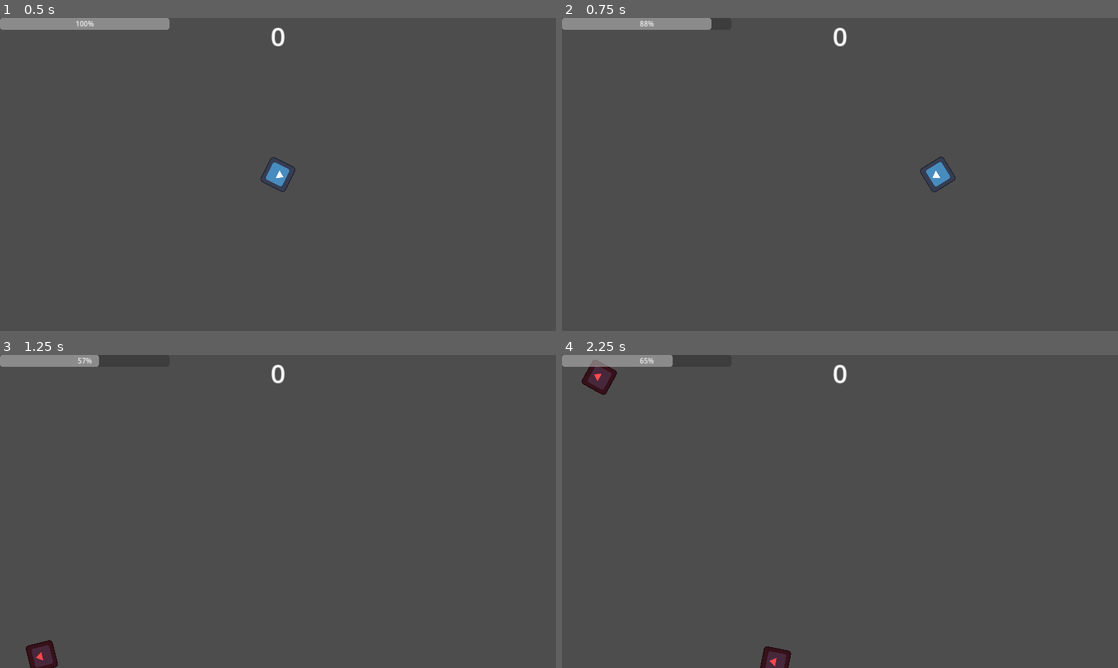
Above: before the commit, frames 1-4 (two rows, left to right).
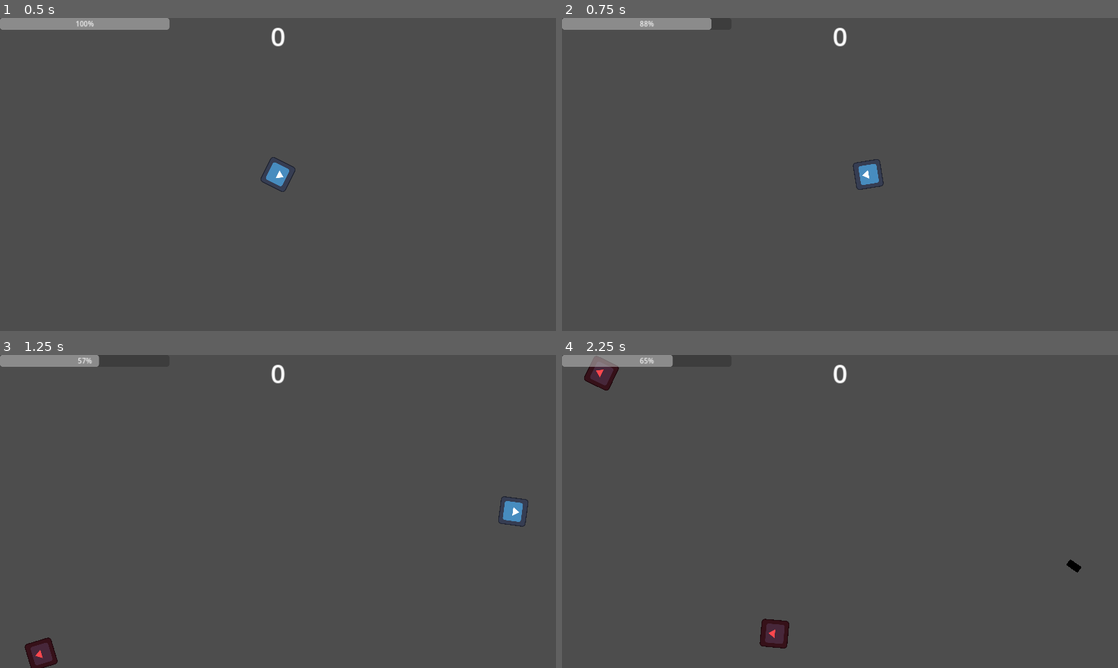
Above: after the commit, the same moments.

Repository: adsuttman/GDTest
Game: Godot game, scene res://main_level.tscn
Same seed, same stepped clock (60 frames per second), same inputs: the game is played once before the commit and once after it. The engine's default icon, where the game draws it, is replaced by a stand-in: a white triangle on a blue panel in a dark square.
Inputs (mouse positions are in pixels of both pictures, inside the frame that each line leads up to):
- Up to frame 1 (0.5 s): no input
- Up to frame 2 (0.75 s): tap Enter at 0.5 s; move the mouse to (962, 158) at 0.52 s; hold D (move_right) from 0.53 s (still down); hold Shift (boost) from 0.53 s (still down)
- Up to frame 3 (1.25 s): keep holding D (move_right); keep holding Shift (boost)
- Up to frame 4 (2.25 s): move the mouse to (728, 527) at 1.27 s; release D (move_right) at 1.28 s; release Shift (boost) at 1.28 s; hold S (move_down) 1.28-2.03 s; tap Shift (boost) at 1.35 s; move the mouse to (895, 442) at 2.02 s; hold D (move_right) from 2.03 s (still down); hold Shift (boost) from 2.03 s (still down); tap Space (shoot) at 2.1 s

Frame 1 is identical in both runs. In frame 2, 0.5% of the frame differs, in the area x 52-71%, y 44-56%; in frame 3, 0.4%; in frame 4, 1.1%, in the area x 3-94%, y 0-100%.

Commit message:
reworked movement

Diff:
--- a/player_character.gd
+++ b/player_character.gd
@@ -5,9 +5,11 @@
 @export var speed_multiplier: float = 1.0
 @export var projectile: PackedScene
 @export var projectile_spawn_point: Marker2D
-@export var boost_multiplier: float = 1.5
+@export var boost_multiplier: float = 2.0
 @export var max_energy: int = 100
 @export var shoot_effect: PackedScene
+var acceleration = 1500
+var friction = 1000
 const MOVE_SPEED: float = 500
 var energy: int
 var dead = false
@@ -19,35 +21,51 @@
 	set_energy(max_energy)
 	projectile_spawn_point = $ProjectileSpawnPoint
 
-
 func _physics_process(delta: float) -> void:
 	if !dead:
-		move()
+		move(delta)
 		look_at(get_global_mouse_position())
 		if Input.is_action_just_pressed("shoot") and energy > 0: shoot()
 
-func move() -> void:
-	var movement: Vector2 = Vector2.ZERO
-	var boost = 1
-#	print(energy)
-	if Input.is_action_pressed("move_left"): movement.x -= 1.0
-	if Input.is_action_pressed("move_right"): movement.x += 1.0
-	if Input.is_action_pressed("move_up"): movement.y -= 1.0
-	if Input.is_action_pressed("move_down"): movement.y += 1.0
-	if Input.is_action_pressed("boost"):
-		if energy > 0:
-#			print("boosting...")
-			boost = boost_multiplier
+func move(delta) -> void:
+	var input_direction = Input.get_vector("move_left", "move_right", "move_up", "move_down")
+	var max_speed = MOVE_SPEED
+	if input_direction.length() > 0:
+		if Input.is_action_pressed("boost") && energy > 0:
+			velocity += input_direction * acceleration * boost_multiplier * delta
 			set_energy(energy - 1)
+			velocity = velocity.limit_length(max_speed * boost_multiplier)
 		else:
-#			print("out of energy!")
-			pass
+			velocity += input_direction * acceleration * delta
+			set_energy(energy + 1)
+			velocity = velocity.limit_length(max_speed)
 	else:
-#		print("Regenerating energy...")
-		set_energy(energy + 1)
-	velocity = movement.normalized() * (MOVE_SPEED * speed_multiplier * boost)
-#	print(velocity)
+		velocity = velocity.move_toward(Vector2.ZERO, friction * delta)
+	print(velocity)
 	move_and_slide()
+
+#func move() -> void:
+#	var movement: Vector2 = Vector2.ZERO
+#	var boost = 1
+##	print(energy)
+#	if Input.is_action_pressed("move_left"): movement.x -= 1.0
+#	if Input.is_action_pressed("move_right"): movement.x += 1.0
+#	if Input.is_action_pressed("move_up"): movement.y -= 1.0
+#	if Input.is_action_pressed("move_down"): movement.y += 1.0
+#	if Input.is_action_pressed("boost"):
+#		if energy > 0:
+##			print("boosting...")
+#			boost = boost_multiplier
+#			set_energy(energy - 1)
+#		else:
+##			print("out of energy!")
+#			pass
+#	else:
+##		print("Regenerating energy...")
+#		set_energy(energy + 1)
+#	velocity = movement.normalized() * (MOVE_SPEED * speed_multiplier * boost)
+##	print(velocity)
+#	move_and_slide()
 
 func shoot() -> void :
 	var inst: Projectile = projectile.instantiate()
